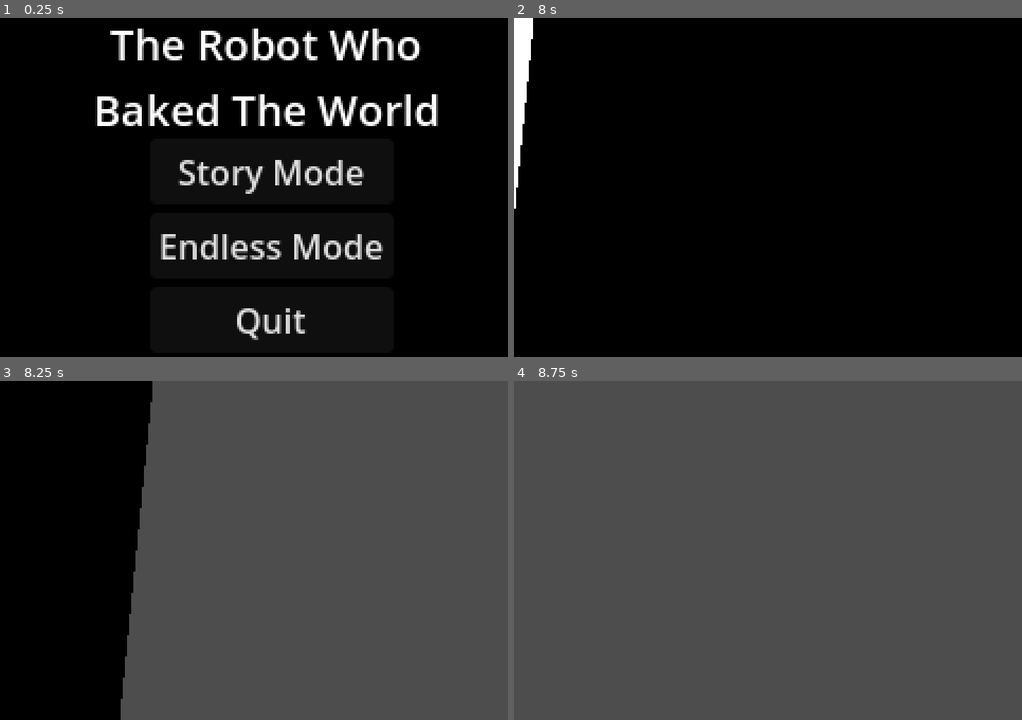
Above: before the commit, frames 1-4 (two rows, left to right).
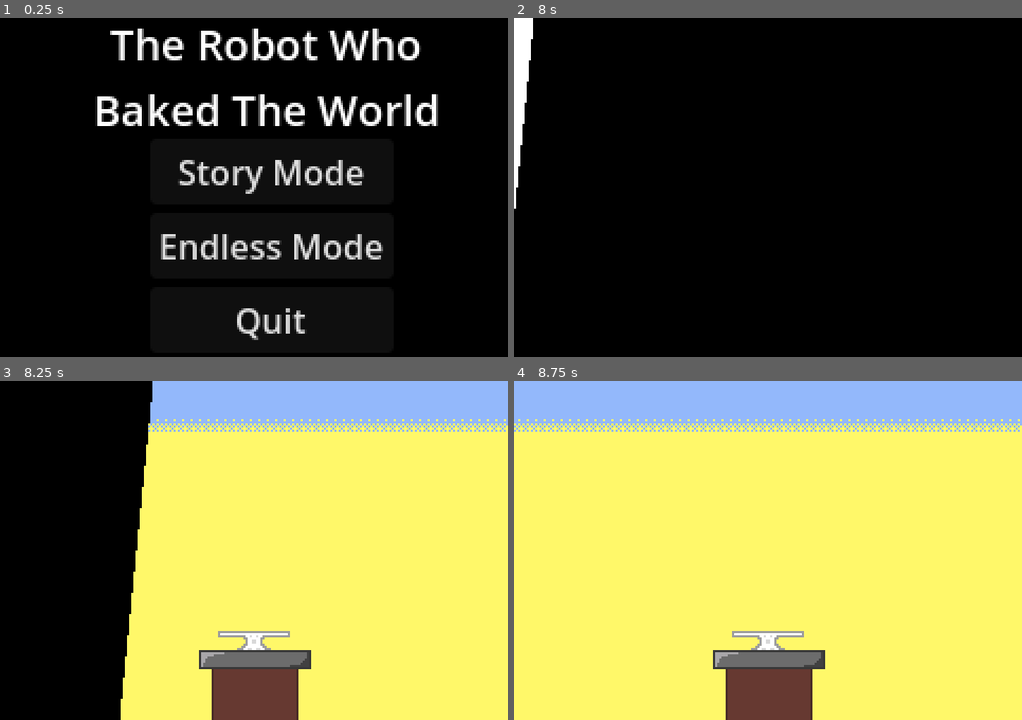
Above: after the commit, the same moments.

Repository: emmetl913/GMTK2024
Game: Godot game, scene res://menus/MainMenu.tscn
The game is run twice, just before and just after one commit, with the same random seed, the same clock (stepped at 60 frames per second) and the same inputs. The engine's default icon, where the game draws it, is replaced by a stand-in: a white triangle on a blue panel in a dark square.
Inputs (mouse positions are in pixels of both pictures, inside the frame that each line leads up to):
- Up to frame 1 (0.25 s): no input
- Up to frame 2 (8 s): click "Story Mode" at 0.5 s; tap Enter at 1.25 s; move the mouse to (879, 170) at 1.27 s; hold A (A) 1.28-2.03 s; tap D (D) at 1.55, 2.1, 3.8, 6.05 s; tap Space at 2 s; move the mouse to (666, 204) at 2.02 s; tap S (S) at 2.3, 4.55, 6.8 s; move the mouse to (818, 112) at 2.77 s; hold S (S) 2.78-3.53 s; tap A (A) at 3.05, 3.6, 5.3 s; move the mouse to (742, 255) at 3.52 s; move the mouse to (920, 238) at 4.27 s; hold D (D) 4.28-5.03 s; move the mouse to (615, 136) at 5.02 s; click (615, 136) at 5.1 s; move the mouse to (793, 187) at 5.77 s; hold S (S) 5.78-6.53 s; move the mouse to (691, 102) at 6.52 s; tap W (W) at 6.6 s; move the mouse to (879, 170) at 7.27 s; hold A (A) from 7.28 s (still down)
- Up to frame 3 (8.25 s): move the mouse to (152, 567) at 8.02 s; release A (A) at 8.03 s; tap D (D) at 8.1 s
- Up to frame 4 (8.75 s): no input

Frames 1-2 are identical in both runs. In frame 3, 73% of the frame differs, in the area x 23-100%, y 0-100%; in frame 4, 100%, in the area x 0-100%, y 0-100%.

Commit message:
Cutscene class structure/cutscene instances added to micro game manager

Diff:
--- a/worlds/MicroGamePlayer.gd
+++ b/worlds/MicroGamePlayer.gd
@@ -7,6 +7,9 @@
 var game_inst
 @export var gameScenes : Array[Resource] = []
 @export var audio : Array[AudioStreamWAV] = []
+
+@export var cutsceneScene : Resource
+var cutsceneInst
 
 #Starts at 1, increases after each round of micro games.
 #Used to tell game scenes which sprites to draw and what difficulty to select
@@ -54,6 +57,9 @@
 	audio.append(preload("res://assets/sfx/shovel.wav"))
 	gameScenes.append(preload("res://games/SeasoningGame/SeasoningGame.tscn"))
 	audio.append(preload("res://assets/sfx/season.wav"))
+
+	#Cutscene Scene
+	cutsceneScene = preload("res://worlds/cutscene.tscn")
 
 func startGame(gameID: int):
 	game_inst = gameScenes[gameID].instantiate()
@@ -139,15 +145,24 @@
 	exit_cutscene()
 
 func enter_cutscene():
+	cutsceneInst = cutsceneScene.instantiate()
+	add_child(cutsceneInst, true)
+
 	$Transition/TransitionAnimPlayer.play("Enter_Cutscene")
 
 func exit_cutscene():
+
 	$Transition/TransitionAnimPlayer.play("Exit_Cutscene")
 
 func _on_transition_anim_player_animation_finished(anim_name):
 	if (anim_name == "Enter_Cutscene"):
 		cutscene()
 	elif (anim_name == "Exit_Cutscene"):
+		#remove cutscene inst
+		if is_instance_valid(cutsceneInst):
+			cutsceneInst.queue_free()
+
+		#Start new game
 		if GlobalVars.is_endless:
 			startGame(randi_range(0, gameScenes.size()-1))
 		elif not GlobalVars.is_endless:
--- /dev/null
+++ b/worlds/cake_piece.gd
@@ -0,0 +1,15 @@
+extends Node2D
+
+class_name CakePiece
+
+# Called when the node enters the scene tree for the first time.
+func _ready():
+	pass # Replace with function body.
+
+
+# Called every frame. 'delta' is the elapsed time since the previous frame.
+func _process(delta):
+	pass
+
+func playAnimation():
+	$AnimationPlayer.play("Falling")
--- /dev/null
+++ b/worlds/cake_piece.tscn
@@ -0,0 +1,78 @@
+[gd_scene load_steps=6 format=3 uid="uid://c0nfw12v2v18n"]
+
+[ext_resource type="Texture2D" uid="uid://cn7h4vvhuwoyc" path="res://assets/CakeCutscene/Cake Layers/Phase 1/layer_1.png" id="1_2vhba"]
+[ext_resource type="Script" path="res://worlds/cake_piece.gd" id="1_igsub"]
+
+[sub_resource type="Animation" id="Animation_m0cmq"]
+resource_name = "Falling"
+tracks/0/type = "value"
+tracks/0/imported = false
+tracks/0/enabled = true
+tracks/0/path = NodePath("Sprite2D:position")
+tracks/0/interp = 1
+tracks/0/loop_wrap = true
+tracks/0/keys = {
+"times": PackedFloat32Array(0, 0.5, 0.7, 1),
+"transitions": PackedFloat32Array(1, 0.189465, 0.466516, 0.707107),
+"update": 0,
+"values": [Vector2(0, -144), Vector2(0, -3), Vector2(0, -10), Vector2(0, 0)]
+}
+tracks/1/type = "value"
+tracks/1/imported = false
+tracks/1/enabled = true
+tracks/1/path = NodePath("Sprite2D:rotation")
+tracks/1/interp = 1
+tracks/1/loop_wrap = true
+tracks/1/keys = {
+"times": PackedFloat32Array(0, 0.5, 0.7, 1),
+"transitions": PackedFloat32Array(1, 1, 1, 1),
+"update": 0,
+"values": [-0.10472, -0.10472, 0.0, 0.0]
+}
+
+[sub_resource type="Animation" id="Animation_kt0gn"]
+length = 0.001
+tracks/0/type = "value"
+tracks/0/imported = false
+tracks/0/enabled = true
+tracks/0/path = NodePath("Sprite2D:rotation")
+tracks/0/interp = 1
+tracks/0/loop_wrap = true
+tracks/0/keys = {
+"times": PackedFloat32Array(0),
+"transitions": PackedFloat32Array(1),
+"update": 0,
+"values": [-0.10472]
+}
+tracks/1/type = "value"
+tracks/1/imported = false
+tracks/1/enabled = true
+tracks/1/path = NodePath("Sprite2D:position")
+tracks/1/interp = 1
+tracks/1/loop_wrap = true
+tracks/1/keys = {
+"times": PackedFloat32Array(0),
+"transitions": PackedFloat32Array(1),
+"update": 0,
+"values": [Vector2(0, -144)]
+}
+
+[sub_resource type="AnimationLibrary" id="AnimationLibrary_qsjdk"]
+_data = {
+"Falling": SubResource("Animation_m0cmq"),
+"RESET": SubResource("Animation_kt0gn")
+}
+
+[node name="CakePiece" type="Node2D"]
+script = ExtResource("1_igsub")
+
+[node name="Sprite2D" type="Sprite2D" parent="."]
+texture_filter = 1
+position = Vector2(0, -144)
+rotation = -0.10472
+texture = ExtResource("1_2vhba")
+
+[node name="AnimationPlayer" type="AnimationPlayer" parent="."]
+libraries = {
+"": SubResource("AnimationLibrary_qsjdk")
+}
--- /dev/null
+++ b/worlds/cutscene.gd
@@ -0,0 +1,18 @@
+extends Node2D
+
+@export var cake_layers : Array[CakePiece]
+
+# Called when the node enters the scene tree for the first time.
+func _ready():
+	pass # Replace with function body.
+
+
+# Called every frame. 'delta' is the elapsed time since the previous frame.
+func _process(delta):
+	pass
+
+func setUpCake():
+	pass
+
+func playNewLayerAnimation():
+	$CakePiece.playAnimation()
--- /dev/null
+++ b/worlds/cutscene.tscn
@@ -0,0 +1,16 @@
+[gd_scene load_steps=4 format=3 uid="uid://bb5gy0jvalbfh"]
+
+[ext_resource type="Texture2D" uid="uid://3ytpl1ycf06v" path="res://assets/CakeCutscene/background.png" id="1_1dxeq"]
+[ext_resource type="Script" path="res://worlds/cutscene.gd" id="1_ihsrs"]
+[ext_resource type="PackedScene" uid="uid://c0nfw12v2v18n" path="res://worlds/cake_piece.tscn" id="3_v31p1"]
+
+[node name="Cutscene" type="Node2D"]
+script = ExtResource("1_ihsrs")
+
+[node name="Background" type="Sprite2D" parent="."]
+texture_filter = 1
+position = Vector2(120, -160)
+texture = ExtResource("1_1dxeq")
+
+[node name="CakePiece" parent="." instance=ExtResource("3_v31p1")]
+position = Vector2(120, 115)
Binary file added: assets/CakeCutscene/Cake Layers/Phase 1/layer_1.png
Not shown, added: assets/CakeCutscene/Cake Layers/Phase 1/layer_1.png.import
Binary file added: assets/CakeCutscene/background.png
Not shown, added: assets/CakeCutscene/background.png.import
